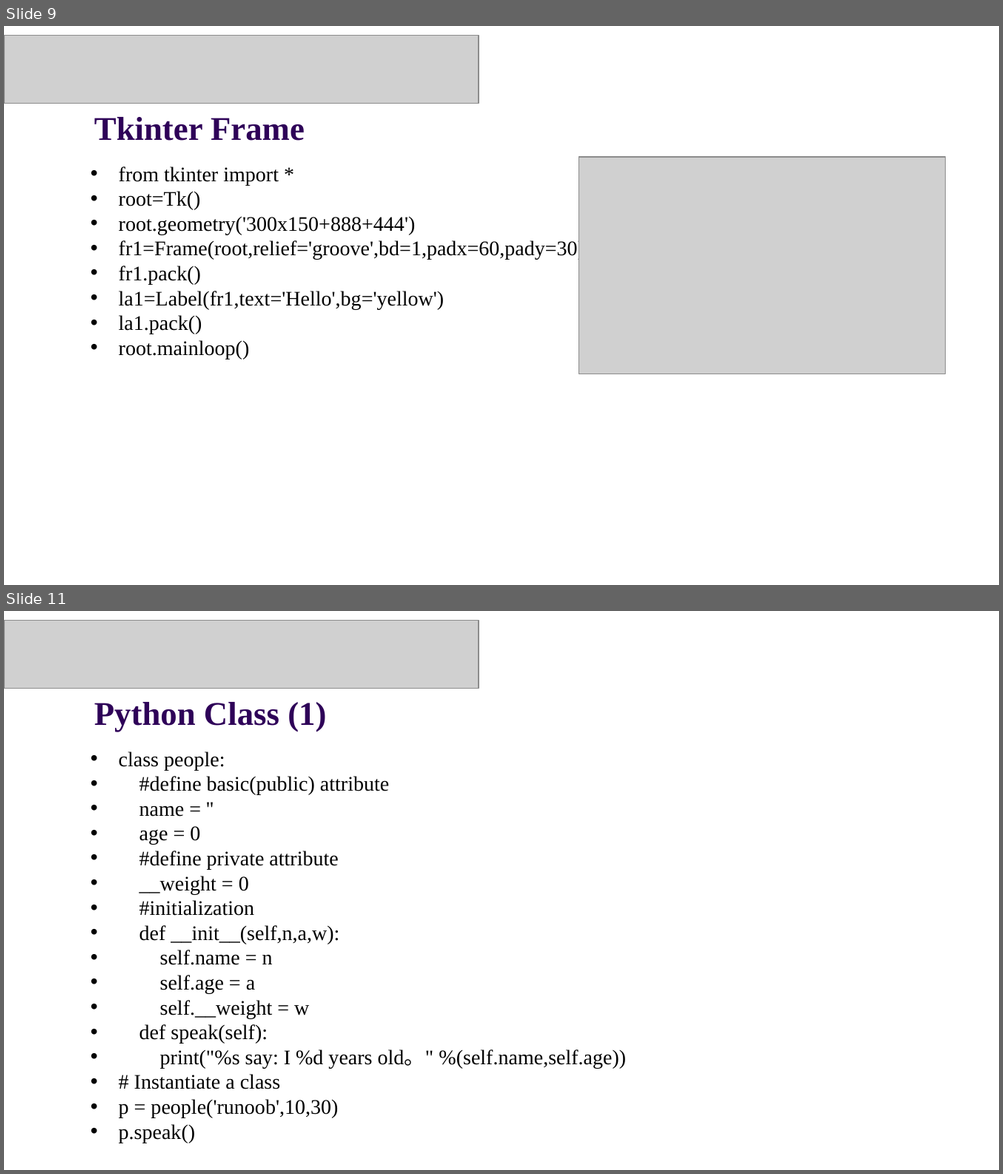
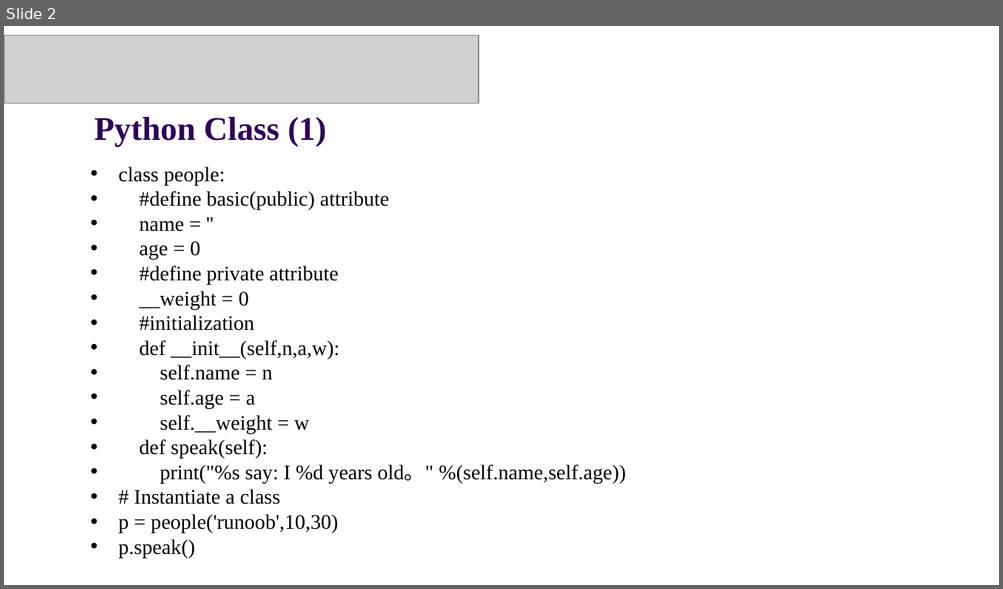
Before and after one commit to Guiliang/courses, a slide deck: cuhk-csc-1004/slides/CSC1004 Tutorial 10.pptx. Shown one above the other, each under a label of ours: slides 9 and 11 before the commit, slide 2 after it; the slides between them are not shown. The pictures are 1003x1174 and 1003x589 pixels, drawn with LibreOffice and Linux fonts; fonts in the diff are those of the drawing; grey boxes stand for pictures; background and template pictures are left out. Boxes give left, top, right and bottom in pixels: in the first picture for what was removed or moved away, otherwise in the second. Text is boxed around its words. In the diff, an @@ line names an element or a change of style, - is before the commit and + after.

```diff
--- a/cuhk-csc-1004/slides/CSC1004 Tutorial 10.pptx
+++ b/cuhk-csc-1004/slides/CSC1004 Tutorial 10.pptx
@@ slide 9 removed at box(4, 26, 999, 585), background picture (left out) @@
@@ picture removed at box(4, 35, 478, 103) @@
@@ text removed at box(94, 117, 304, 141) @@
-Tkinter Frame
@@ picture removed at box(578, 157, 945, 375) @@
@@ text removed at box(119, 167, 584, 359) @@
-• from tkinter import *
-• root=Tk()
-• root.geometry('300x150+888+444')
-• fr1=Frame(root,relief='groove',bd=1,padx=60,pady=30)
-• fr1.pack()
-• la1=Label(fr1,text='Hello',bg='yellow')
-• la1.pack()
-• root.mainloop()
@@ what was slide 11 is now slide 2 @@
```
Also in this commit, not shown: 1 slide changed, 2 slides added, 8 other slides removed, 1 other file.
